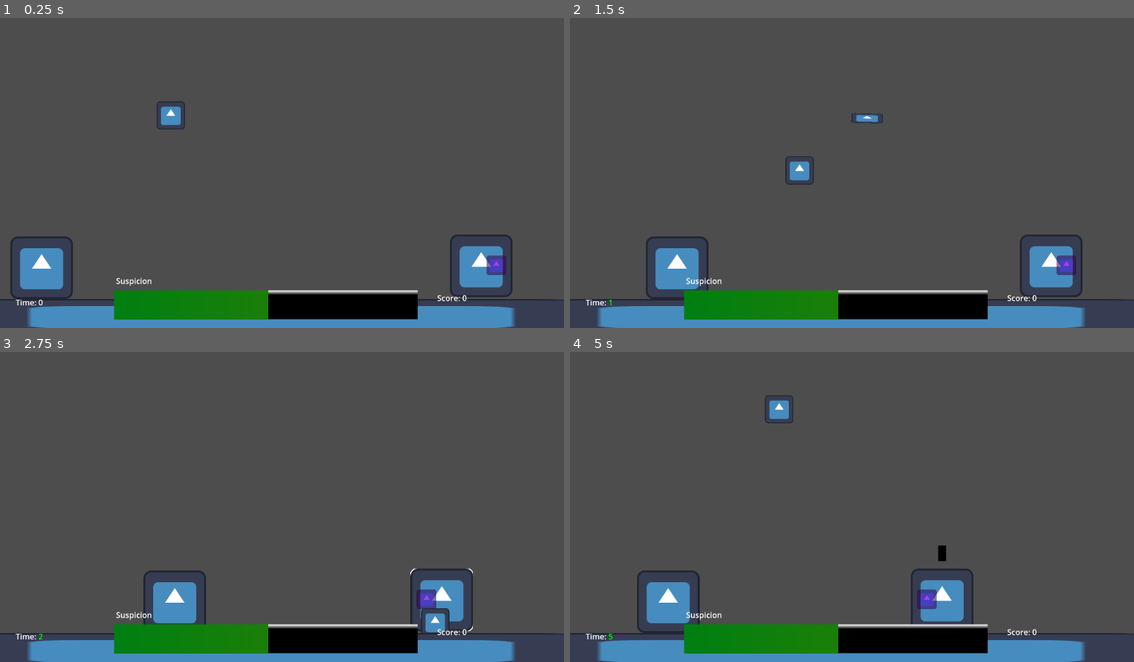
Above: before the commit, frames 1-4 (two rows, left to right).
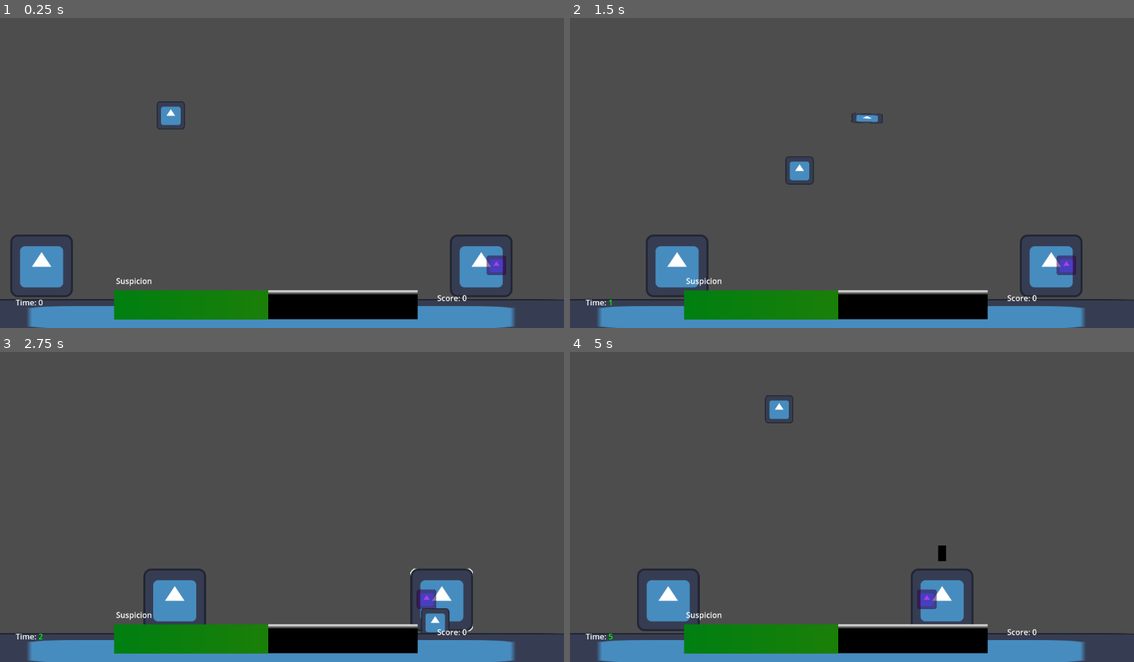
Above: after the commit, the same moments.

Repository: Jose-YP/Melon2023
Game: Godot game, scene res://Scenes/Main.tscn
Two runs of this game, one before a commit and one after it. Both use one fixed random seed, a clock stepped at 60 frames per second and the inputs below. The engine's default icon, where the game draws it, is replaced by a stand-in: a white triangle on a blue panel in a dark square.
Inputs (mouse positions are in pixels of both pictures, inside the frame that each line leads up to):
- Up to frame 1 (0.25 s): no input
- Up to frame 2 (1.5 s): tap Enter at 0.5 s; move the mouse to (976, 154) at 0.52 s; press the mouse at (976, 154) at 0.53 s; hold D (Right) 0.53-1.28 s; move the mouse to (739, 185) at 1.27 s; release the mouse at (739, 185) at 1.28 s; hold S (Down) from 1.28 s (still down); click (739, 185) at 1.35 s
- Up to frame 3 (2.75 s): move the mouse to (338, 432) at 2.02 s; release S (Down) at 2.03 s; press the mouse at (338, 432) at 2.03 s; hold D (Right) from 2.03 s (still down)
- Up to frame 4 (5 s): move the mouse to (823, 565) at 2.77 s; release D (Right) at 2.78 s; release the mouse at (823, 565) at 2.78 s; hold W (Up) 2.78-3.53 s; click (823, 565) at 2.85 s; move the mouse to (1021, 550) at 3.52 s; press the mouse at (1021, 550) at 3.53 s; hold A (Left) from 3.53 s (still down); move the mouse to (682, 457) at 4.27 s; release the mouse at (682, 457) at 4.28 s; click (682, 457) at 4.35 s

The runs differ from the first frame. In frame 1, 0.4% of the frame differs, in the area x 1-13%, y 69-91%; in frame 2, 0.3%; in frame 3, 0.3%; in frame 4, 0.4%.

Commit message:
Ducktape solution to getting spawn to work

Diff:
--- a/Code/Main.gd
+++ b/Code/Main.gd
@@ -40,6 +40,9 @@
 		timer.set_paused(false)
 		timer.set_autostart(false)
 		timer.connect("timeout",on_spawnTimer_timeout)
+
+	$SpawnLocations/RightSpawn.global_position = Vector2(-100,520)
+	$SpawnLocations/LeftSpawn.global_position = Vector2(1200,520)
 
 func _process(_delta):
 	if player.whispering:
@@ -87,7 +90,7 @@
 		currentLovers += 1
 		getLoverCrush(CharNew)
 
-	print(CharNew.global_position)
+	print(CharNew, "was spawned at", CharNew.global_position, "with", location)
 
 func loverConfidence(body,crush):
 	var distance = crush.global_position.x - body.global_position.x
@@ -133,7 +136,6 @@
 #----------------------------------------------
 #FAIL STATE
 #----------------------------------------------
-
 func spotted():
 	pass
 
@@ -153,8 +155,6 @@
 			break
 
 		else:
-			print("Hit")
-			tempCrush.crushedOn = false
 			tempCrush = characterArray[randi_range(0,characterArray.size() - 1)]
 
 	print(currentLover, "Crush: ",currentLover.crush)
@@ -218,10 +218,9 @@
 		pass
 
 func on_spawnTimer_timeout():
-	print("Spawning time")
 	if currentCharacters < maxCharacters:
 		var face = randi_range(0,1)
 		var marker = spawnArray[face]
-
+		print(marker,"'s Global Position",marker.global_position)
 		spawnCharacter(face, marker.global_position)
-		print(currentCharacters, "vs. ", maxCharacters)
+		#print(currentCharacters, "vs. ", maxCharacters)
--- a/Code/Player.gd
+++ b/Code/Player.gd
@@ -77,7 +77,6 @@
 		effectiveSpeed = speed * .25
 
 	position += direction * effectiveSpeed * delta
-	print(global_position)
 	move_and_slide()
 
 #----------------------------------------------
--- a/Code/character.gd
+++ b/Code/character.gd
@@ -41,6 +41,8 @@
 		timer.set_autostart(false)
 		timer.connect("timeout",on_idleTimer_timeout)
 
+	global_position.y = 520
+
 #----------------------------------------------
 #PROCESSING
 #----------------------------------------------
@@ -79,7 +81,7 @@
 			await spawnMovement(randi_range(400,600))
 			print(assignedMove)
 
-			if global_position.x > -300 and global_position.x < 900:
+			if global_position.x > 0 and global_position.x < 700:
 				print(global_position)
 				print("Wandering again")
 				assignedMove = move.WANDER
@@ -128,9 +130,9 @@
 	currentTween = moveTween
 	moveTween.connect("finished",on_movementTween_finished)
 
-	print(finalPos)
-	moveTween.tween_property($".","global_position",Vector2(distance,528),abs(distance)/(tweenSpeed * 1.5))
-	print(global_position)
+	print("final Position: ",finalPos)
+	moveTween.tween_property($".","global_position",Vector2(distance,520),abs(distance)/(tweenSpeed * 1.5)).from_current()
+	print("Current Global Position: ", global_position)
 
 #----------------------------------------------
 #OBSERVING AI
--- a/Scenes/Main.tscn
+++ b/Scenes/Main.tscn
@@ -99,11 +99,11 @@
 one_shot = true
 
 [node name="MidTimer" type="Timer" parent="SpawnTimers"]
-wait_time = 5.0
+wait_time = 2.0
 one_shot = true
 
 [node name="LongTimer" type="Timer" parent="SpawnTimers"]
-wait_time = 10.0
+wait_time = 5.0
 one_shot = true
 
 [connection signal="changeSuspect" from="." to="UI/CanvasLayer" method="_on_main_game_change_suspect"]
